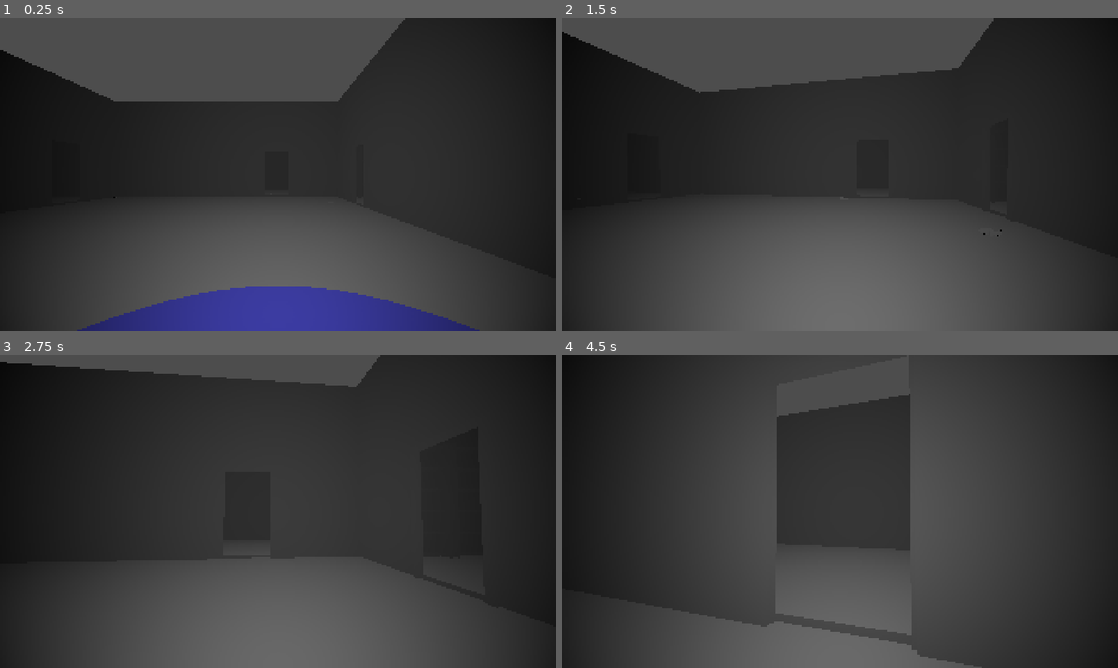
Above: before the commit, frames 1-4 (two rows, left to right).
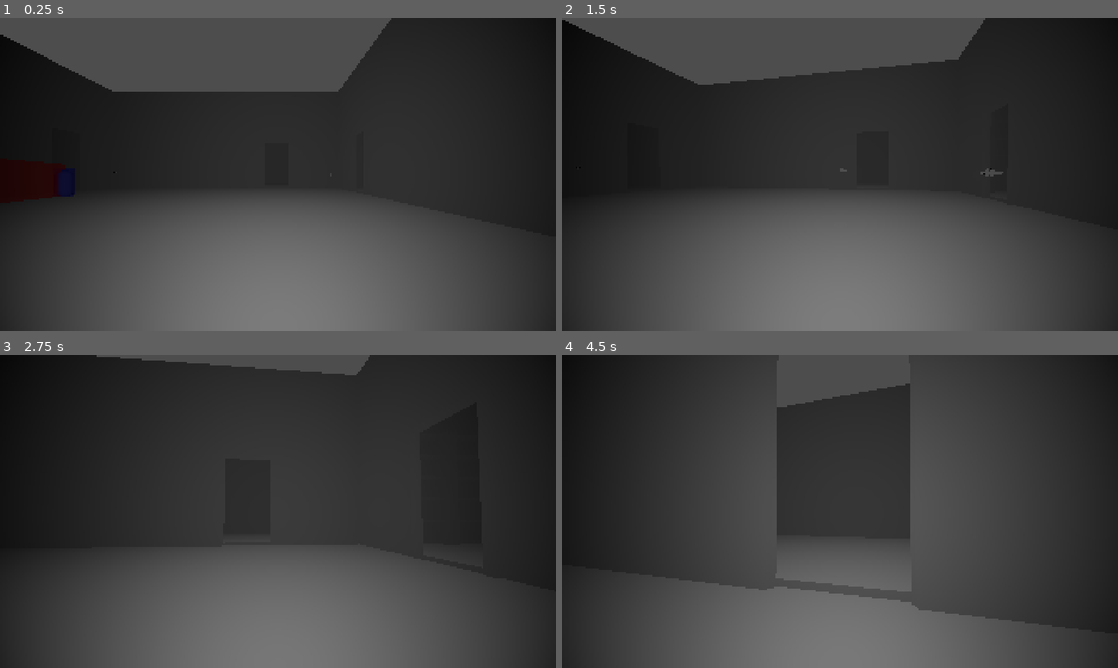
Above: after the commit, the same moments.

Repository: yuleedev/bandit-tails
Game: Godot game, scene res://Levels/main.tscn
Two runs of this game, one before a commit and one after it. Both use one fixed random seed, a clock stepped at 60 frames per second and the inputs below.
Inputs (mouse positions are in pixels of both pictures, inside the frame that each line leads up to):
- Up to frame 1 (0.25 s): no input
- Up to frame 2 (1.5 s): move the mouse to (867, 174) at 0.52 s; hold W (up) from 0.53 s (still down); tap E (interact) at 0.6, 1.35 s; move the mouse to (812, 174) at 1.27 s
- Up to frame 3 (2.75 s): keep holding W (up); move the mouse to (289, 505) at 2.02 s; tap E (interact) at 2.1 s
- Up to frame 4 (4.5 s): keep holding W (up); move the mouse to (834, 517) at 2.77 s; tap E (interact) at 2.85, 3.6, 4.35 s; move the mouse to (878, 514) at 3.52 s; move the mouse to (795, 508) at 4.27 s

The runs differ from the first frame. In frame 1, 9.9% of the frame differs, in the area x 0-91%, y 0-100%; in frame 2, 2.2%; in frame 3, 3.3%; in frame 4, 7.0%.

Commit message:
Guard path movement

Diff:
--- /dev/null
+++ b/Levels/guard.tscn
@@ -0,0 +1,62 @@
+[gd_scene load_steps=9 format=3 uid="uid://bm38ygftobcny"]
+
+[ext_resource type="Script" path="res://Scripts/guard.gd" id="1_opr0s"]
+
+[sub_resource type="CapsuleShape3D" id="CapsuleShape3D_lwy2l"]
+
+[sub_resource type="CapsuleMesh" id="CapsuleMesh_nj2yk"]
+
+[sub_resource type="PrismMesh" id="PrismMesh_lwy2l"]
+
+[sub_resource type="StandardMaterial3D" id="StandardMaterial3D_nj2yk"]
+transparency = 1
+albedo_color = Color(1, 0, 0, 0.682353)
+
+[sub_resource type="CylinderShape3D" id="CylinderShape3D_lwy2l"]
+
+[sub_resource type="CylinderMesh" id="CylinderMesh_nj2yk"]
+
+[sub_resource type="StandardMaterial3D" id="StandardMaterial3D_7pswh"]
+transparency = 1
+albedo_color = Color(0, 0, 1, 0.564706)
+
+[node name="Guard" type="Node3D"]
+script = ExtResource("1_opr0s")
+
+[node name="CharacterBody3D" type="CharacterBody3D" parent="."]
+
+[node name="CollisionShape3D" type="CollisionShape3D" parent="CharacterBody3D"]
+shape = SubResource("CapsuleShape3D_lwy2l")
+
+[node name="MeshInstance3D" type="MeshInstance3D" parent="CharacterBody3D"]
+transform = Transform3D(1, 0, 0, 0, 1, 0, 0, 0, 1, 0, 1.1, 0)
+mesh = SubResource("CapsuleMesh_nj2yk")
+skeleton = NodePath("../..")
+
+[node name="VisionArea3D" type="Area3D" parent="."]
+
+[node name="CollisionPolygon3D" type="CollisionPolygon3D" parent="VisionArea3D"]
+transform = Transform3D(1, 0, 0, 0, -4.37114e-08, -1, 0, 1, -4.37114e-08, 0, 0, 0)
+depth = 5.0
+polygon = PackedVector2Array(0, 0, -3, 5, 3, 5)
+
+[node name="MeshInstance3D" type="MeshInstance3D" parent="VisionArea3D"]
+transform = Transform3D(6, 0, 0, 0, -2.18557e-07, 5, 0, -5, -2.18557e-07, 0, 0, 2.5)
+mesh = SubResource("PrismMesh_lwy2l")
+surface_material_override/0 = SubResource("StandardMaterial3D_nj2yk")
+
+[node name="ListeningArea3D" type="Area3D" parent="."]
+
+[node name="CollisionShape3D" type="CollisionShape3D" parent="ListeningArea3D"]
+transform = Transform3D(1.1, 0, 0, 0, 1.1, 0, 0, 0, 1.1, 0, 1.1, 0)
+shape = SubResource("CylinderShape3D_lwy2l")
+
+[node name="MeshInstance3D" type="MeshInstance3D" parent="ListeningArea3D"]
+transform = Transform3D(1.1, 0, 0, 0, 1.1, 0, 0, 0, 1.1, 0, 1.1, 0)
+mesh = SubResource("CylinderMesh_nj2yk")
+surface_material_override/0 = SubResource("StandardMaterial3D_7pswh")
+
+[connection signal="body_entered" from="VisionArea3D" to="." method="_on_vision_area_3d_body_entered"]
+[connection signal="body_exited" from="VisionArea3D" to="." method="_on_vision_area_3d_body_exited"]
+[connection signal="body_entered" from="ListeningArea3D" to="." method="_on_listening_area_3d_body_entered"]
+[connection signal="body_exited" from="ListeningArea3D" to="." method="_on_listening_area_3d_body_exited"]
--- a/Levels/main.tscn
+++ b/Levels/main.tscn
@@ -1,31 +1,22 @@
-[gd_scene load_steps=14 format=3 uid="uid://rcpyya18rmci"]
+[gd_scene load_steps=9 format=3 uid="uid://rcpyya18rmci"]
 
 [ext_resource type="Script" uid="uid://chuevkrc2nhgy" path="res://Scripts/Player/player.gd" id="2_gnif3"]
 [ext_resource type="PackedScene" uid="uid://bwydvcfxfddhp" path="res://Assets/Props/Loot/loot.tscn" id="3_lwy2l"]
 [ext_resource type="PackedScene" uid="uid://duvv356yh8iwi" path="res://Levels/map.glb" id="3_nj2yk"]
-[ext_resource type="Script" uid="uid://j61uuj8pawed" path="res://Scripts/guard.gd" id="4_nj2yk"]
+[ext_resource type="Script" uid="uid://2upj8o4sck2s" path="res://Levels/path_follow_3d.gd" id="4_7pswh"]
+[ext_resource type="PackedScene" uid="uid://bm38ygftobcny" path="res://Levels/guard.tscn" id="5_34bfm"]
 
 [sub_resource type="CapsuleMesh" id="CapsuleMesh_oj8hd"]
 
 [sub_resource type="CapsuleShape3D" id="CapsuleShape3D_gnif3"]
 
-[sub_resource type="CapsuleShape3D" id="CapsuleShape3D_lwy2l"]
-
-[sub_resource type="CapsuleMesh" id="CapsuleMesh_nj2yk"]
-
-[sub_resource type="PrismMesh" id="PrismMesh_lwy2l"]
-
-[sub_resource type="StandardMaterial3D" id="StandardMaterial3D_nj2yk"]
-transparency = 1
-albedo_color = Color(1, 0, 0, 0.682353)
-
-[sub_resource type="CylinderShape3D" id="CylinderShape3D_lwy2l"]
-
-[sub_resource type="CylinderMesh" id="CylinderMesh_nj2yk"]
-
-[sub_resource type="StandardMaterial3D" id="StandardMaterial3D_7pswh"]
-transparency = 1
-albedo_color = Color(0, 0, 1, 0.564706)
+[sub_resource type="Curve3D" id="Curve3D_ovrsl"]
+closed = true
+_data = {
+"points": PackedVector3Array(1.9779, 0, -1.83392, -1.9779, 0, 1.83392, -15.1493, -0.527832, -16.6784, -1.40014, 0, -1.0501, 1.40014, 0, 1.0501, -14.677, -0.527832, -7.89376, -2.40023, 0, 2.25022, 2.40023, 0, -2.25022, -9.42649, -0.527832, -7.99377, 1.80683, 0, 2.24102, -1.80683, 0, -2.24102, -9.23312, -0.527832, -16.3354),
+"tilts": PackedFloat32Array(0, 0, 0, 0)
+}
+point_count = 4
 
 [node name="Main" type="Node3D"]
 
@@ -55,43 +46,12 @@
 [node name="Map" parent="." instance=ExtResource("3_nj2yk")]
 transform = Transform3D(0.697994, 0, 0, 0, 0.781175, 0, 0, 0, 0.695508, 0, 0, 0)
 
-[node name="Guard" type="Node3D" parent="."]
-script = ExtResource("4_nj2yk")
+[node name="Path3D" type="Path3D" parent="."]
+curve = SubResource("Curve3D_ovrsl")
 
-[node name="CharacterBody3D" type="CharacterBody3D" parent="Guard"]
+[node name="PathFollow3D" type="PathFollow3D" parent="Path3D"]
+transform = Transform3D(-0.679908, 0, 0.733289, 0, 0.999985, 0, -0.733289, 0, -0.679908, -15.1493, -0.527832, -16.6784)
+script = ExtResource("4_7pswh")
 
-[node name="CollisionShape3D" type="CollisionShape3D" parent="Guard/CharacterBody3D"]
-shape = SubResource("CapsuleShape3D_lwy2l")
-
-[node name="MeshInstance3D" type="MeshInstance3D" parent="Guard/CharacterBody3D"]
-transform = Transform3D(1, 0, 0, 0, 1, 0, 0, 0, 1, 0, 1.1, 0)
-mesh = SubResource("CapsuleMesh_nj2yk")
-skeleton = NodePath("../..")
-
-[node name="VisionArea3D" type="Area3D" parent="Guard"]
-
-[node name="CollisionPolygon3D" type="CollisionPolygon3D" parent="Guard/VisionArea3D"]
-transform = Transform3D(1, 0, 0, 0, -4.37114e-08, -1, 0, 1, -4.37114e-08, 0, 0, 0)
-depth = 5.0
-polygon = PackedVector2Array(0, 0, -3, 5, 3, 5)
-
-[node name="MeshInstance3D" type="MeshInstance3D" parent="Guard/VisionArea3D"]
-transform = Transform3D(6, 0, 0, 0, -2.18557e-07, 5, 0, -5, -2.18557e-07, 0, 0, 2.5)
-mesh = SubResource("PrismMesh_lwy2l")
-surface_material_override/0 = SubResource("StandardMaterial3D_nj2yk")
-
-[node name="ListeningArea3D" type="Area3D" parent="Guard"]
-
-[node name="CollisionShape3D" type="CollisionShape3D" parent="Guard/ListeningArea3D"]
-transform = Transform3D(1.1, 0, 0, 0, 1.1, 0, 0, 0, 1.1, 0, 1.1, 0)
-shape = SubResource("CylinderShape3D_lwy2l")
-
-[node name="MeshInstance3D" type="MeshInstance3D" parent="Guard/ListeningArea3D"]
-transform = Transform3D(1.1, 0, 0, 0, 1.1, 0, 0, 0, 1.1, 0, 1.1, 0)
-mesh = SubResource("CylinderMesh_nj2yk")
-surface_material_override/0 = SubResource("StandardMaterial3D_7pswh")
-
-[connection signal="body_entered" from="Guard/VisionArea3D" to="Guard" method="_on_vision_area_3d_body_entered"]
-[connection signal="body_exited" from="Guard/VisionArea3D" to="Guard" method="_on_vision_area_3d_body_exited"]
-[connection signal="body_entered" from="Guard/ListeningArea3D" to="Guard" method="_on_listening_area_3d_body_entered"]
-[connection signal="body_exited" from="Guard/ListeningArea3D" to="Guard" method="_on_listening_area_3d_body_exited"]
+[node name="Guard" parent="Path3D/PathFollow3D" instance=ExtResource("5_34bfm")]
+transform = Transform3D(-0.999184, 0.016399, -0.0369301, 0.0156731, 0.99968, 0.0198608, 0.0372439, 0.0192658, -0.999121, -0.877678, 0.288032, -0.788836)
--- /dev/null
+++ b/Levels/path_follow_3d.gd
@@ -0,0 +1,7 @@
+extends PathFollow3D
+
+@export var speed: float = 5.0  # Units per second
+
+func _process(delta):
+	# Move along the path
+	progress += speed * delta
Not shown, added: Assets/Maps/door.glb.import
Not shown, added: Levels/path_follow_3d.gd.uid
